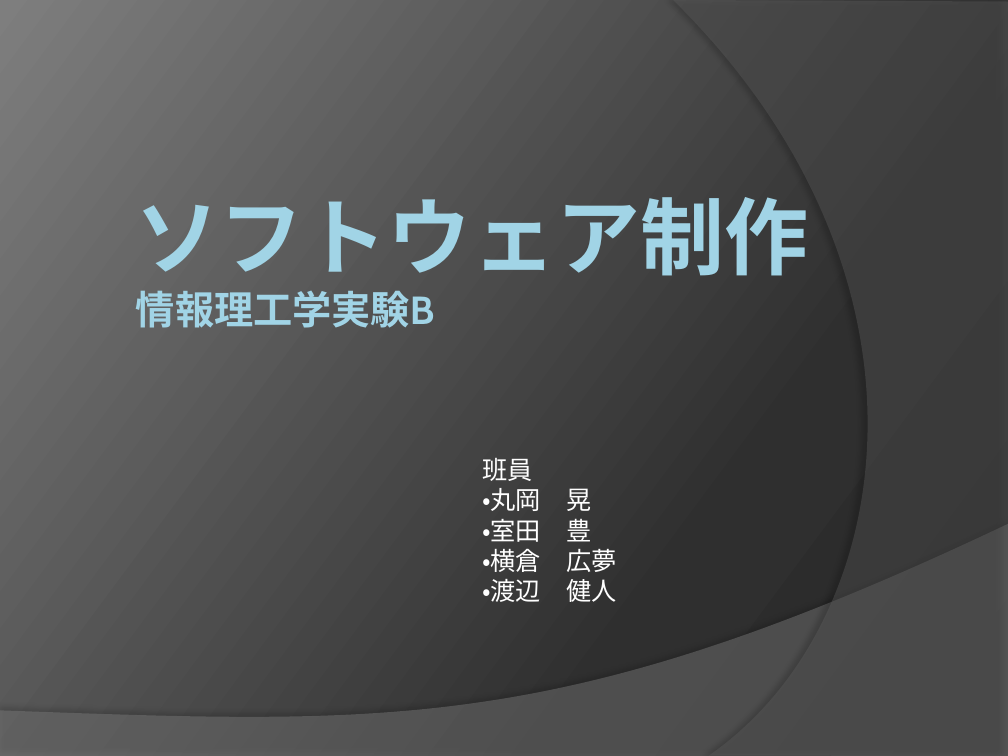
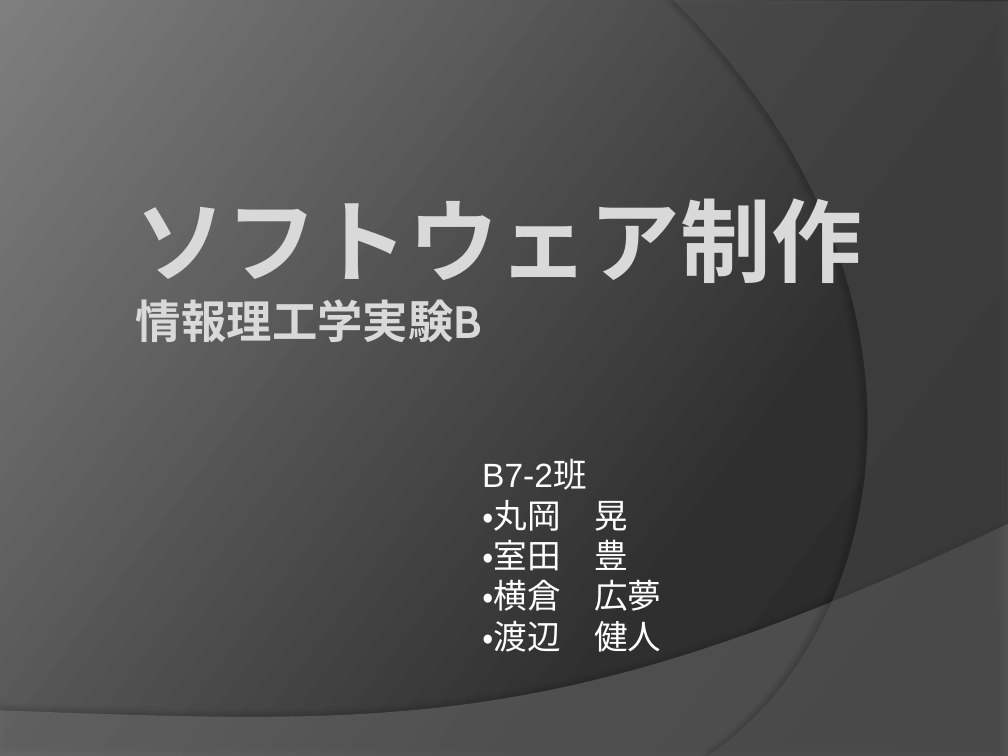
Before and after one commit to ymurota/SoftwareApp, a slide deck: slide 1 of SoftwarePP.pptx. Drawn at 1008x756 pixels with LibreOffice and Linux fonts; fonts in the diff are those of the drawing. Boxes give left, top, right and bottom in pixels: in the first picture for what was removed or moved away, otherwise in the second. Text is boxed around its words. In the diff, an @@ line names an element or a change of style, - is before the commit and + after.

```diff
--- a/SoftwarePP.pptx
+++ b/SoftwarePP.pptx
@@ title "ソフトウェア制作 情報理工学実験B" at [136, 198, 862, 342]: size 60 to 64.8 pt, font Cabin to Noto Sans CJK JP in "ソフトウェア制作"; size 28 to 32.4 pt in "情報理工学実験B"; text colour gradient #A1D4E7 to #58808D to #D9D9D9, letter outline #5DD4FF 0.39 pt to #808080 0.39 pt @@
@@ text at [482, 461, 587, 490]: text changed; size 18 to 24 pt @@
-班員
+B7-2班
@@ text at [482, 500, 661, 652]: size 18 to 24 pt in "・丸岡 晃", "・室田 豊", "・横倉 広夢", "・渡辺 健人" @@
```
Also in this commit, not shown: 4 other slides changed, 2 slides added, 5 slides removed, 1 other file.
